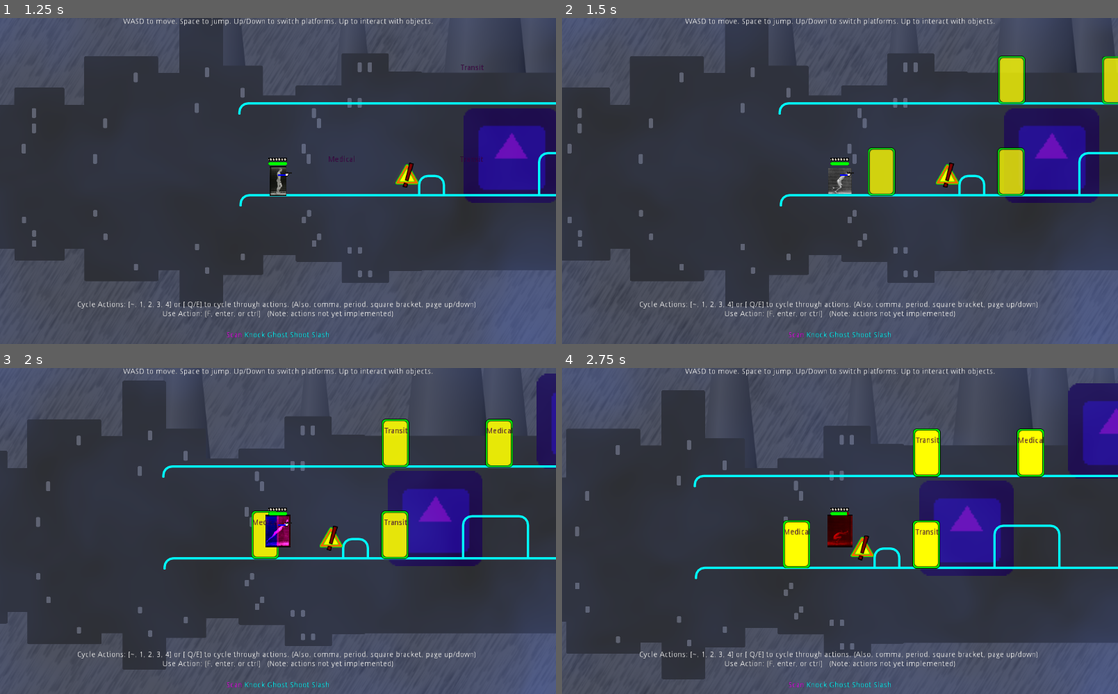
Above: before the commit, frames 1-4 (two rows, left to right).
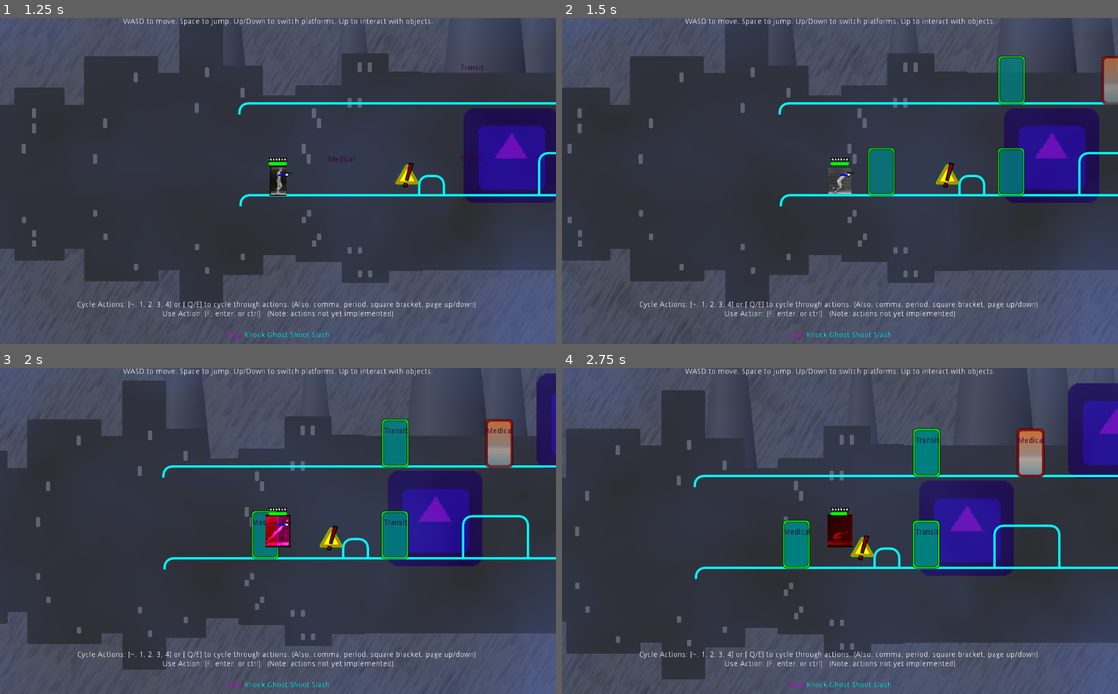
Above: after the commit, the same moments.

Repository: godot-wildlings/cyberpunk-jam-2019
Game: Godot game, scene res://Main.tscn
Two runs of this game, one before a commit and one after it. Both use one fixed random seed, a clock stepped at 60 frames per second and the inputs below. The engine's default icon, where the game draws it, is replaced by a stand-in: a white triangle on a blue panel in a dark square.
Inputs:
- Up to frame 1 (1.25 s): click "Start" at 0.5 s
- Up to frame 2 (1.5 s): tap Enter at 1.25 s; hold D (mv_right) from 1.28 s (still down); tap F (action_selected) at 1.35 s
- Up to frame 3 (2 s): keep holding D (mv_right); tap Space (jump) at 1.52 s
- Up to frame 4 (2.75 s): release D (mv_right) at 2.03 s; hold S (mv_down) from 2.03 s (still down); tap ` (action_0) at 2.1 s; tap Space (jump) at 2.27 s; tap F (action_selected) at 2.3 s

Frame 1 is identical in both runs. In frame 2, 2.4% of the frame differs, in the area x 55-100%, y 11-55%; in frame 3, 2.8%; in frame 4, 2.8%, in the area x 39-87%, y 18-62%.

Commit message:
Movement Bugfix. Added locked doors

Diff:
--- a/Levels/Level1.tscn
+++ b/Levels/Level1.tscn
@@ -252,6 +252,7 @@
 
 [node name="Door3" parent="InteractiveObjects" instance=ExtResource( 9 )]
 position = Vector2( 610.982, 318.969 )
+locked = true
 
 [node name="Door4" parent="InteractiveObjects" instance=ExtResource( 9 )]
 position = Vector2( 1610.31, 454.064 )
@@ -263,7 +264,7 @@
 editor/display_folded = true
 position = Vector2( 418.706, 487.606 )
 
-[node name="Interaction" parent="InteractiveObjects/elevator" index="0"]
+[node name="Interaction" parent="InteractiveObjects/elevator" index="1"]
 door_type = 4
 
 [node name="exit" parent="InteractiveObjects/elevator" index="6"]
@@ -272,7 +273,7 @@
 [node name="elevator2" parent="InteractiveObjects" instance=ExtResource( 9 )]
 position = Vector2( 419.563, 318.703 )
 
-[node name="Interaction" parent="InteractiveObjects/elevator2" index="0"]
+[node name="Interaction" parent="InteractiveObjects/elevator2" index="1"]
 door_type = 4
 
 [node name="exit" parent="InteractiveObjects/elevator2" index="6"]
@@ -289,7 +290,6 @@
 
 [node name="Enemy2" parent="Enemies" instance=ExtResource( 11 )]
 position = Vector2( 858.229, 501.343 )
-
 [connection signal="body_entered" from="ResetZone/ResetArea" to="." method="_on_ResetArea_body_entered"]
 
 [editable path="InteractiveObjects/elevator"]
--- a/NPCs/Enemies/Enemy.tscn
+++ b/NPCs/Enemies/Enemy.tscn
@@ -73,6 +73,5 @@
 
 [node name="OwNoise" type="AudioStreamPlayer2D" parent="SFX/hits"]
 stream = ExtResource( 4 )
-
 [connection signal="timeout" from="DecisionTimer" to="." method="_on_DecisionTimer_timeout"]
 [connection signal="timeout" from="ReloadTimer" to="." method="_on_ReloadTimer_timeout"]
--- /dev/null
+++ b/Player/Actions/Knock.gd
@@ -0,0 +1,26 @@
+extends Node2D
+
+# Declare member variables here. Examples:
+# var a = 2
+# var b = "text"
+
+# Called when the node enters the scene tree for the first time.
+func _ready():
+	pass # Replace with function body.
+
+# Called every frame. 'delta' is the elapsed time since the previous frame.
+#func _process(delta):
+#	pass
+
+func use():
+	# get list of locked items inside effective range, then unlock them
+	# is there ammo? collect keys somewhere?
+
+	var candidates = $EffectiveRange.get_overlapping_areas()
+	for candidate in candidates:
+		if candidate.get_property_list().has("locked"):
+			if candidate.locked == true:
+				if candidate.has_method("unlock"):
+					candidate.unlock()
+				else:
+					candidate.locked = false
--- /dev/null
+++ b/Player/Actions/Scan.gd
@@ -0,0 +1,20 @@
+extends Node2D
+
+signal scanned()
+
+# Called when the node enters the scene tree for the first time.
+func _ready():
+	call_deferred("deferred_ready")
+
+func deferred_ready():
+	var err = connect("scanned", Game.main.level, "_on_Player_scanned")
+	if err:
+		push_warning(self.name + " having trouble connecting signals")
+
+# Called every frame. 'delta' is the elapsed time since the previous frame.
+#func _process(delta):
+#	pass
+
+func use():
+	print("scanning")
+	emit_signal("scanned")
--- a/Player/Player.gd
+++ b/Player/Player.gd
@@ -87,7 +87,7 @@
 
 var current_action = 0 setget set_current_action
 
-signal scanned()
+
 
 
 # Called when the node enters the scene tree for the first time.
@@ -97,9 +97,7 @@
 	call_deferred("deferred_ready")
 
 func deferred_ready():
-	var err = connect("scanned", Game.main.level, "_on_Player_scanned")
-	if err:
-		push_warning(self.name + " having trouble connecting signals")
+	pass
 
 # Called every frame. 'delta' is the elapsed time since the previous frame.
 func _process(delta):
@@ -201,11 +199,16 @@
 		direction = -1
 		flip_sprites(direction)
 	elif Input.is_action_just_released("mv_right") or Input.is_action_just_released("mv_left"):
-		if state == states.running:
-			state = states.idle
-			animation_player.stop()
-			modulate_sprites(Color.white)
-			run_velocity = Vector2.ZERO
+		if not (Input.is_action_pressed("mv_left") or Input.is_action_pressed("mv_right")):
+			if state == states.running:
+				state = states.idle
+				animation_player.stop()
+				modulate_sprites(Color.white)
+				run_velocity = Vector2.ZERO
+		else: # player was holding two buttons, then released one.. figure out which one they're still holding.
+			direction = get_direction_pressed()
+			flip_sprites(direction)
+
 	elif Input.is_action_just_pressed("jump"):
 		jump()
 	elif Input.is_action_just_pressed("mv_up"):
@@ -243,6 +246,14 @@
 	elif Input.is_action_just_pressed("prev_action"):
 		self.current_action = wrapi(current_action - 1, 0, actions.size())
 
+func get_direction_pressed() -> int:
+	if Input.is_action_pressed("mv_right"):
+		return 1
+	elif Input.is_action_pressed("mv_left"):
+		return -1
+	else:
+		return 0
+
 func set_current_action(value):
 	if value == actions.shoot:
 		draw_gun()
@@ -259,14 +270,19 @@
 
 func use_action(action_num):
 	if action_num == actions.scan:
-		print("scanning")
-		emit_signal("scanned")
+		$Actions/Scan.use()
 	elif action_num == actions.ghost:
 		print("ghost")
 	elif action_num == actions.knock:
-		print("knock")
+		knock()
 	elif action_num == actions.shoot:
 		shoot()
+
+
+func knock():
+	# unlock nearby locked objects..
+	$Actions/Knock.use()
+
 
 func shoot():
 	if ammo > 0:
--- a/Player/Player.tscn
+++ b/Player/Player.tscn
@@ -14,6 +14,8 @@
 [ext_resource path="res://Player/huh.wav" type="AudioStream" id=12]
 [ext_resource path="res://Player/hu.wav" type="AudioStream" id=13]
 [ext_resource path="res://Player/oof2.wav" type="AudioStream" id=14]
+[ext_resource path="res://Player/Actions/Knock.gd" type="Script" id=15]
+[ext_resource path="res://Player/Actions/Scan.gd" type="Script" id=16]
 
 [sub_resource type="RectangleShape2D" id=1]
 extents = Vector2( 17.9254, 18.9475 )
@@ -260,6 +262,9 @@
 "values": [ false ]
 }
 
+[sub_resource type="CircleShape2D" id=6]
+radius = 183.277
+
 [node name="Player" type="KinematicBody2D"]
 script = ExtResource( 1 )
 
@@ -376,4 +381,17 @@
 
 [node name="OofNoise" type="AudioStreamPlayer2D" parent="SFX"]
 stream = ExtResource( 14 )
+
+[node name="Actions" type="Node2D" parent="."]
+
+[node name="Knock" type="Node2D" parent="Actions"]
+script = ExtResource( 15 )
+
+[node name="EffectiveRange" type="Area2D" parent="Actions/Knock"]
+
+[node name="CollisionShape2D" type="CollisionShape2D" parent="Actions/Knock/EffectiveRange"]
+shape = SubResource( 6 )
+
+[node name="Scan" type="Node2D" parent="Actions"]
+script = ExtResource( 16 )
 [connection signal="timeout" from="HitstunTimer" to="." method="_on_HitstunTimer_timeout"]
--- a/Scenery/Door.tscn
+++ b/Scenery/Door.tscn
@@ -1,15 +1,30 @@
-[gd_scene load_steps=10 format=2]
+[gd_scene load_steps=14 format=2]
 
 [ext_resource path="res://Scenery/InteractiveObject.gd" type="Script" id=1]
 [ext_resource path="res://Scenery/DoorInteraction.gd" type="Script" id=2]
-[ext_resource path="res://Scenery/door.png" type="Texture" id=3]
+[ext_resource path="res://Scenery/doors.png" type="Texture" id=3]
 [ext_resource path="res://Scenery/click.png" type="Texture" id=4]
 
 [sub_resource type="RectangleShape2D" id=1]
 extents = Vector2( 26.0218, 44.9378 )
 
 [sub_resource type="Animation" id=2]
-resource_name = "hide"
+resource_name = "close"
+length = 0.6
+tracks/0/type = "value"
+tracks/0/path = NodePath("Sprite:frame")
+tracks/0/interp = 1
+tracks/0/loop_wrap = true
+tracks/0/imported = false
+tracks/0/enabled = true
+tracks/0/keys = {
+"times": PoolRealArray( 0, 0.6 ),
+"transitions": PoolRealArray( 1, 1 ),
+"update": 0,
+"values": [ 14, 20 ]
+}
+
+[sub_resource type="Animation" id=3]
 length = 0.5
 tracks/0/type = "value"
 tracks/0/path = NodePath("Sprite:visible")
@@ -63,7 +78,39 @@
 "values": [ false, true, true, false ]
 }
 
-[sub_resource type="Animation" id=4]
+[sub_resource type="Animation" id=5]
+resource_name = "lock"
+length = 0.1
+tracks/0/type = "value"
+tracks/0/path = NodePath("Sprite:frame")
+tracks/0/interp = 1
+tracks/0/loop_wrap = true
+tracks/0/imported = false
+tracks/0/enabled = true
+tracks/0/keys = {
+"times": PoolRealArray( 0, 0.1 ),
+"transitions": PoolRealArray( 1, 1 ),
+"update": 1,
+"values": [ 14, 7 ]
+}
+
+[sub_resource type="Animation" id=6]
+resource_name = "open"
+length = 0.6
+tracks/0/type = "value"
+tracks/0/path = NodePath("Sprite:frame")
+tracks/0/interp = 1
+tracks/0/loop_wrap = true
+tracks/0/imported = false
+tracks/0/enabled = true
+tracks/0/keys = {
+"times": PoolRealArray( 0, 0.6 ),
+"transitions": PoolRealArray( 1, 1 ),
+"update": 0,
+"values": [ 14, 20 ]
+}
+
+[sub_resource type="Animation" id=7]
 tracks/0/type = "value"
 tracks/0/path = NodePath("Sprite:visible")
 tracks/0/interp = 1
@@ -152,24 +199,46 @@
 "values": [ false, true ]
 }
 
+[sub_resource type="Animation" id=9]
+length = 0.6
+tracks/0/type = "value"
+tracks/0/path = NodePath("Sprite:frame")
+tracks/0/interp = 1
+tracks/0/loop_wrap = true
+tracks/0/imported = false
+tracks/0/enabled = true
+tracks/0/keys = {
+"times": PoolRealArray( 0, 0.6 ),
+"transitions": PoolRealArray( 1, 1 ),
+"update": 0,
+"values": [ 7, 14 ]
+}
+
 [node name="Door" type="Area2D"]
 script = ExtResource( 1 )
 hidden_to_player = true
 
+[node name="CollisionShape2D" type="CollisionShape2D" parent="."]
+shape = SubResource( 1 )
+
 [node name="Interaction" type="Node2D" parent="."]
 script = ExtResource( 2 )
 
 [node name="Sprite" type="Sprite" parent="."]
 texture = ExtResource( 3 )
-
-[node name="CollisionShape2D" type="CollisionShape2D" parent="."]
-shape = SubResource( 1 )
+vframes = 3
+hframes = 7
+frame = 14
 
 [node name="AnimationPlayer" type="AnimationPlayer" parent="."]
-anims/hide = SubResource( 2 )
-anims/interact = SubResource( 3 )
-anims/reveal = SubResource( 4 )
-anims/show = SubResource( 5 )
+anims/close = SubResource( 2 )
+anims/hide = SubResource( 3 )
+anims/interact = SubResource( 4 )
+anims/lock = SubResource( 5 )
+anims/open = SubResource( 6 )
+anims/reveal = SubResource( 7 )
+anims/show = SubResource( 8 )
+anims/unlock = SubResource( 9 )
 
 [node name="InteractionSprite" type="Sprite" parent="."]
 visible = false
--- a/Scenery/InteractiveObject.gd
+++ b/Scenery/InteractiveObject.gd
@@ -4,6 +4,7 @@
 signal player_exited(body)
 
 export var hidden_to_player : bool = false
+export var locked : bool = false
 onready var interaction = $Interaction
 
 # Called when the node enters the scene tree for the first time.
@@ -11,6 +12,10 @@
 	if hidden_to_player:
 		$Sprite.set_visible(false)
 		$Sprite.set_self_modulate(Color(1,1,1,0))
+
+	if locked:
+		if has_node("AnimationPlayer") and $AnimationPlayer.has_animation("lock"):
+			$AnimationPlayer.play("lock")
 
 	call_deferred("deferred_ready")
 
Not shown: 1 places in Player/Player.tscn that only renumber resources
Not shown: 2 places in Scenery/Door.tscn that only renumber resources
Binary file added: Scenery/doors.png
Not shown, added: Scenery/doors.png.import
